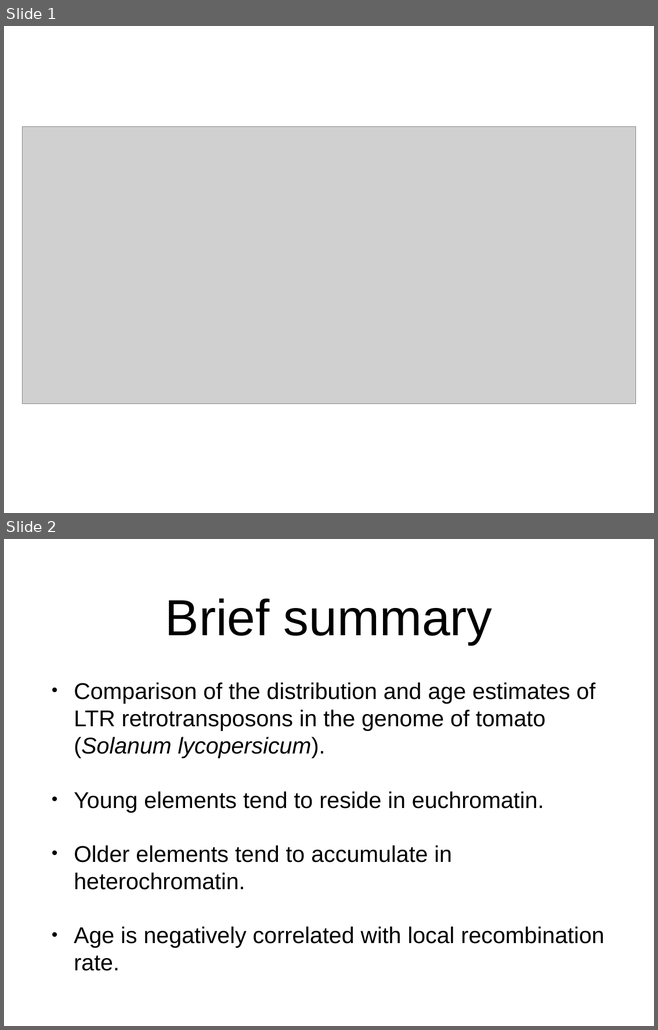
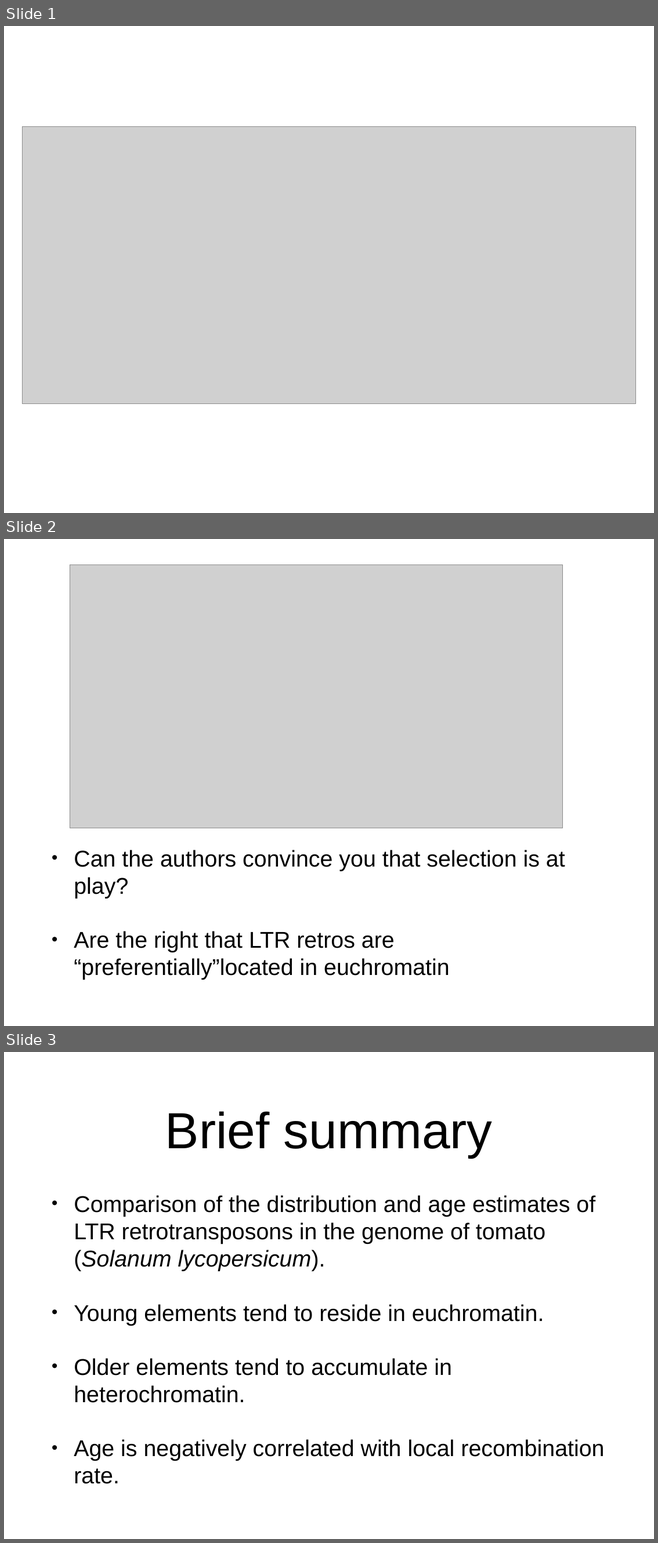
Before and after one commit to XLEvolutionist/presentations, a slide deck: Xu et al., 2014.pptx. Shown one above the other, each under a label of ours: slides 1 and 2 before the commit, slides 1, 2 and 3 after it. The pictures are 658x1030 and 658x1543 pixels, drawn with LibreOffice and Linux fonts; fonts in the diff are those of the drawing; grey boxes stand for pictures. Boxes give left, top, right and bottom in pixels: in the first picture for what was removed or moved away, otherwise in the second. Text is boxed around its words. In the diff, an @@ line names an element or a change of style, - is before the commit and + after.

Commit message:
new pptx file

```diff
--- a/Xu et al., 2014.pptx
+++ b/Xu et al., 2014.pptx
@@ slide 2 added at (4, 539, 654, 1026), background #FFFFFF @@
@@ picture added at (70, 565, 562, 828) @@
@@ text added at (74, 850, 565, 980), 36 pt, text #000000 @@
+• Can the authors convince you that selection is at play?
+• Are the right that LTR retros are “preferentially”located in euchromatin
@@ what was slide 2 is now slide 3 @@
```
